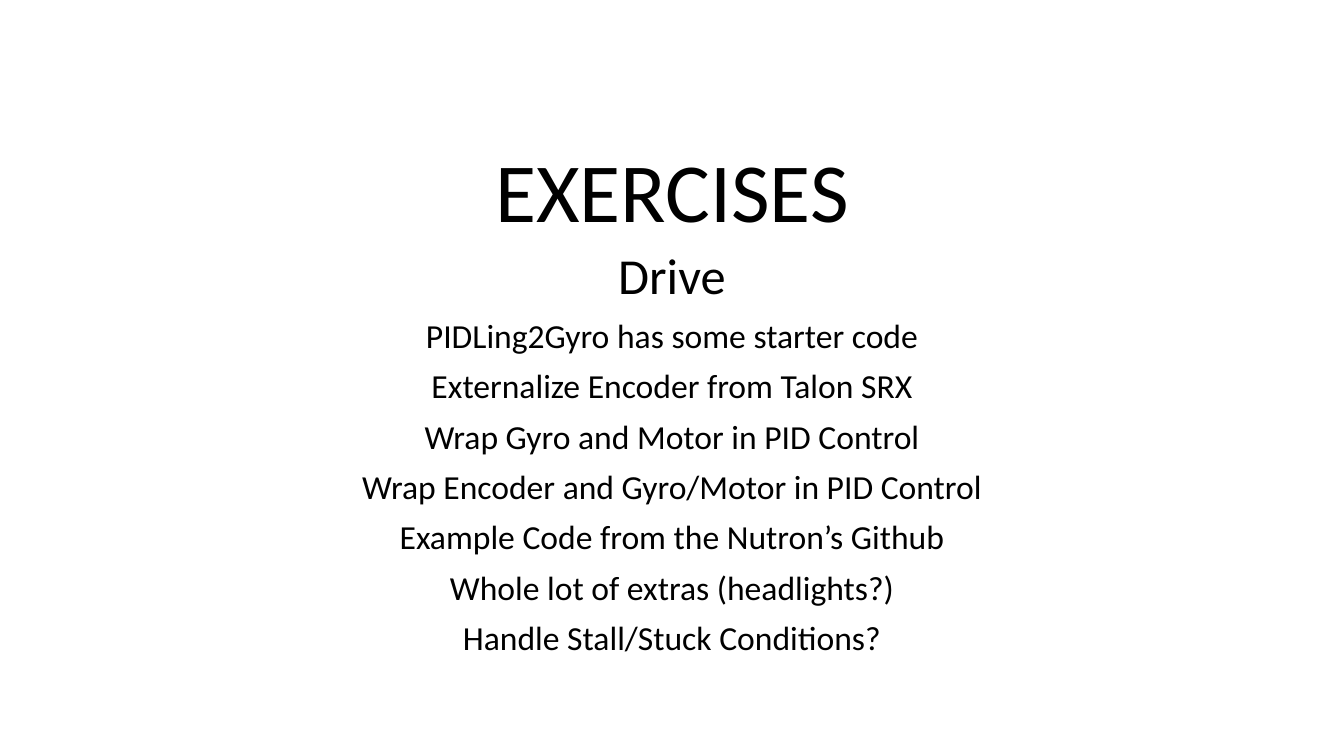
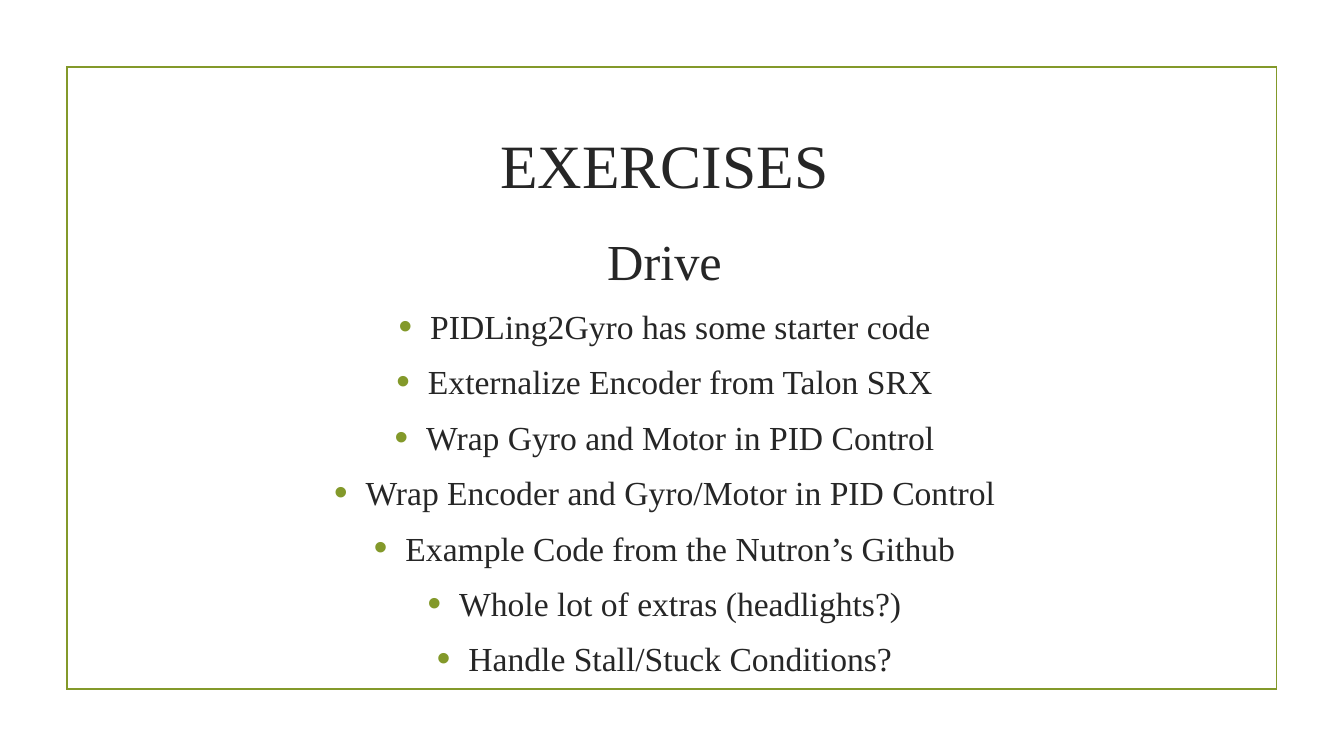
Before and after one commit to 4662FRCRobotics/Training, a slide deck: slide 3 of Object Oriented Programming FRC Context Drive.pptx. Drawn at 1344x756 pixels with LibreOffice and Linux fonts; fonts in the diff are those of the drawing; background and template pictures are left out. Boxes give left, top, right and bottom in pixels: in the first picture for what was removed or moved away, otherwise in the second. Text is boxed around its words. In the diff, an @@ line names an element or a change of style, - is before the commit and + after.

Commit message:
Re-add Drive PPT
Adding Drive PPT

```diff
--- a/Object Oriented Programming FRC Context Drive.pptx
+++ b/Object Oriented Programming FRC Context Drive.pptx
@@ rectangle added at <box>67,68,1276,690</box>, outline #83992A 1.25 pt @@
@@ title "EXERCISES": place and size @@
-title "EXERCISES" at <box>495,167,849,223</box>
+title "EXERCISES" at <box>500,147,828,189</box>
@@ title "EXERCISES" at <box>500,147,828,189</box>: size 60 to 44 pt, font Calibri to Times New Roman, text colour #000000 to #262626; line spacing 0.9 to 1; vertical alignment bottom to middle @@
@@ subtitle "Drive": place and size @@
-subtitle "Drive" at <box>362,259,982,652</box>
+subtitle "Drive" at <box>366,246,995,672</box>
@@ subtitle "Drive" at <box>366,246,995,672</box>: font Calibri to Times New Roman, text colour #000000 to #262626; line spacing 0.9 to 1; more space between paragraphs; bullet none to • @@
```
Also in this commit, not shown: 3 other slides changed.
